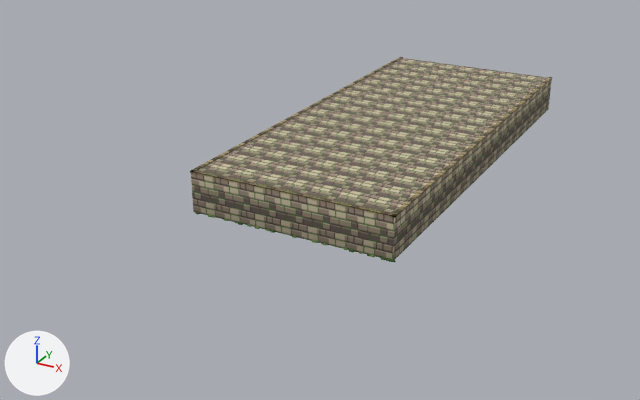
An edit to the glTF model games/hearthmoor/areas/prismvault/public/art/kit/scene_wall_w.glb, drawn before and after from the same camera.
Camera for both pictures: a 50 mm camera at (32.5, -74.6, 30.5) aimed at (-5.3, -5.8, -3.9). Every picture has the same lights, and +X, +Y and +Z are marked at lower left. The older version comes first. Vertices at exactly the same position are counted once.

Names of what the first picture shows: 'scene_wall_w'.
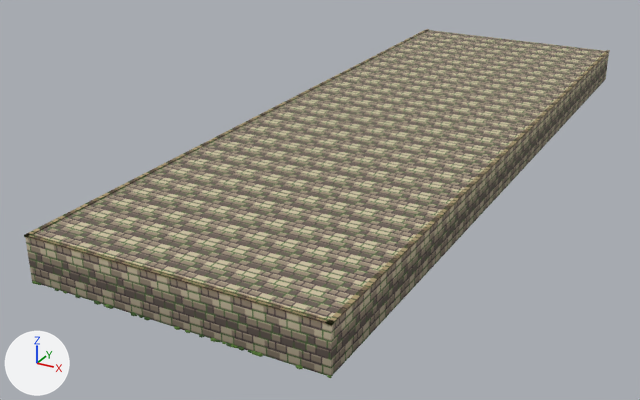
Boxes (x1, y1, x2, y2) around the edits, measured in the pictures (640 x 400 px):
'scene_wall_w', reshaped (62% wider, 70% taller)
    before: (190, 57, 552, 262)
    after: (24, 29, 610, 378)
part 1 of me_scene_wall_w, rebuilt (62% wider, 84% taller)
    before: (190, 57, 552, 218)
    after: (24, 29, 610, 326)
part 2 of me_scene_wall_w, rebuilt (62% wider, 71% taller)
    before: (191, 58, 552, 260)
    after: (25, 30, 609, 377)

The change, as a diff of the scene's bpy script:
```diff
--- a/games/hearthmoor/areas/prismvault/public/art/kit/scene_wall_w.glb.py
+++ b/games/hearthmoor/areas/prismvault/public/art/kit/scene_wall_w.glb.py
@@ me_scene_wall_w @@
 # used by ob_scene_wall_w; location = (0.0, 0.0, 0.0)
-me_scene_wall_w.from_pydata(...)  # 378 vertices, 648 faces; spans x -9.1..9.3, y -21.0..20.9, z -0.1..3.7
+me_scene_wall_w.from_pydata(...)  # 490 vertices, 840 faces; spans x -12.1..12.1, y -36.2..36.0, z -0.1..3.7
+# me_scene_wall_w part 1: the loose piece of 20 vertices spanning x -9.1..9.1, y -20.9..20.9, z 3.5..3.7 is rebuilt with 20 vertices and now spans x -12.1..12.1, y -36.0..36.0, z 3.5..3.7
+# me_scene_wall_w part 2: the loose piece of 8 vertices spanning x -9.1..9.1, y -20.8..20.8, z 0.0..3.6 is rebuilt with 8 vertices and now spans x -12.0..12.0, y -36.0..36.0, z 0.0..3.6
+# other edits to the shape of me_scene_wall_w do not show in these pictures
 me_scene_wall_w.materials.append(mat_paint)
```
